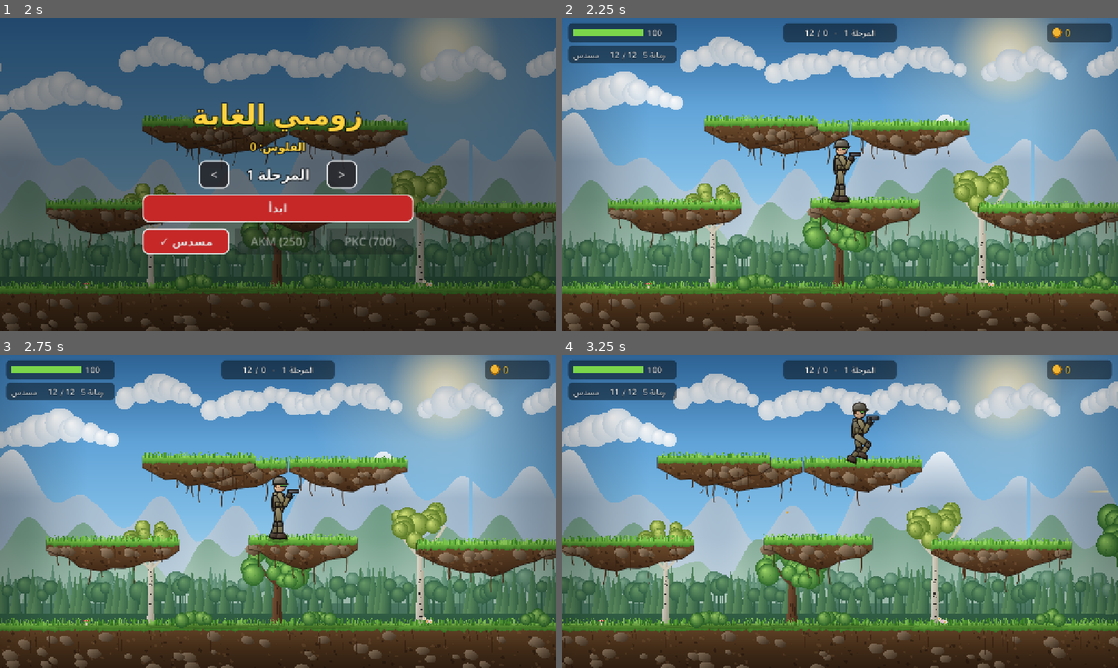
Above: before the commit, frames 1-4 (two rows, left to right).
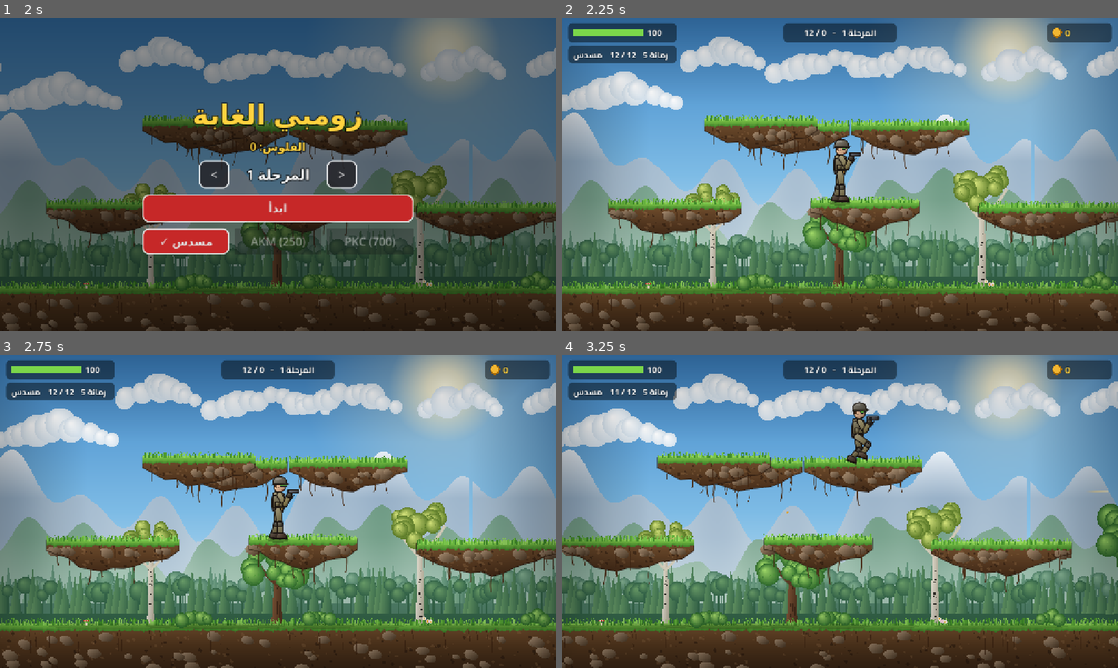
Above: after the commit, the same moments.

Repository: aljizani1/zombie-forest
Game: Godot game, scene res://main.tscn
Same seed, same stepped clock (60 frames per second), same inputs: the game is played once before the commit and once after it.
Inputs (mouse positions are in pixels of both pictures, inside the frame that each line leads up to):
- Up to frame 1 (2 s): click "<" at 0.5 s; click ">" at 1.25 s
- Up to frame 2 (2.25 s): click "ابدأ" at 2 s
- Up to frame 3 (2.75 s): no input
- Up to frame 4 (3.25 s): tap Enter at 2.75 s; move the mouse to (962, 495) at 2.77 s; hold D from 2.78 s (still down); tap J at 2.85 s; click (962, 495) at 2.92 s; tap Space at 3.02 s

Frame 1 is identical in both runs. In frame 2, 0.3% of the frame differs, in the area x 2-92%, y 3-14%; in frame 3, 0.3%; in frame 4, 0.3%.

Commit message:
Add web (browser) build and bundle Cairo Arabic font
Co-Authored-By: Claude Opus 5.5 <noreply@anthropic.com>

Diff:
--- a/scripts/main.gd
+++ b/scripts/main.gd
@@ -30,11 +30,12 @@
 
 
 func _ready() -> void:
-	# خط عربي من خطوط الجهاز (أندرويد فيه Noto Sans Arabic، والويندوز Tahoma/Arial)
-	var sf := SystemFont.new()
-	sf.font_names = PackedStringArray(["Noto Sans Arabic", "Noto Naskh Arabic", "Tahoma", "Arial", "Roboto", "sans-serif"])
-	font = sf
-	ThemeDB.fallback_font = sf
+	# خط Cairo العربي داخل اللعبة (المتصفح ما يعطي خطوط الجهاز)، بوزن عريض
+	var fv := FontVariation.new()
+	fv.base_font = load("res://fonts/Cairo.ttf")
+	fv.variation_opentype = {TextServerManager.get_primary_interface().name_to_tag("weight"): 700}
+	font = fv
+	ThemeDB.fallback_font = fv
 	ThemeDB.fallback_font_size = 22
 	_load()
 
Not shown, changed: export_presets.cfg
Binary file added: fonts/Cairo.ttf
Not shown, added: fonts/Cairo.ttf.import
Not shown, added: fonts/OFL.txt
Not shown, changed: .github/workflows/android.yml
Not shown, changed: web/index.html
